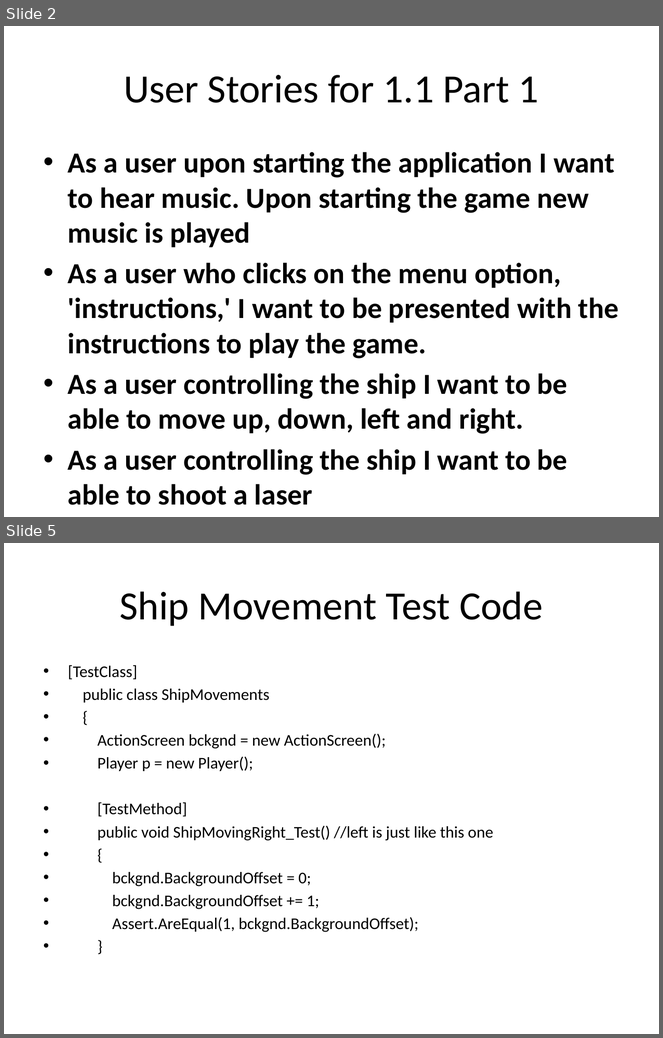
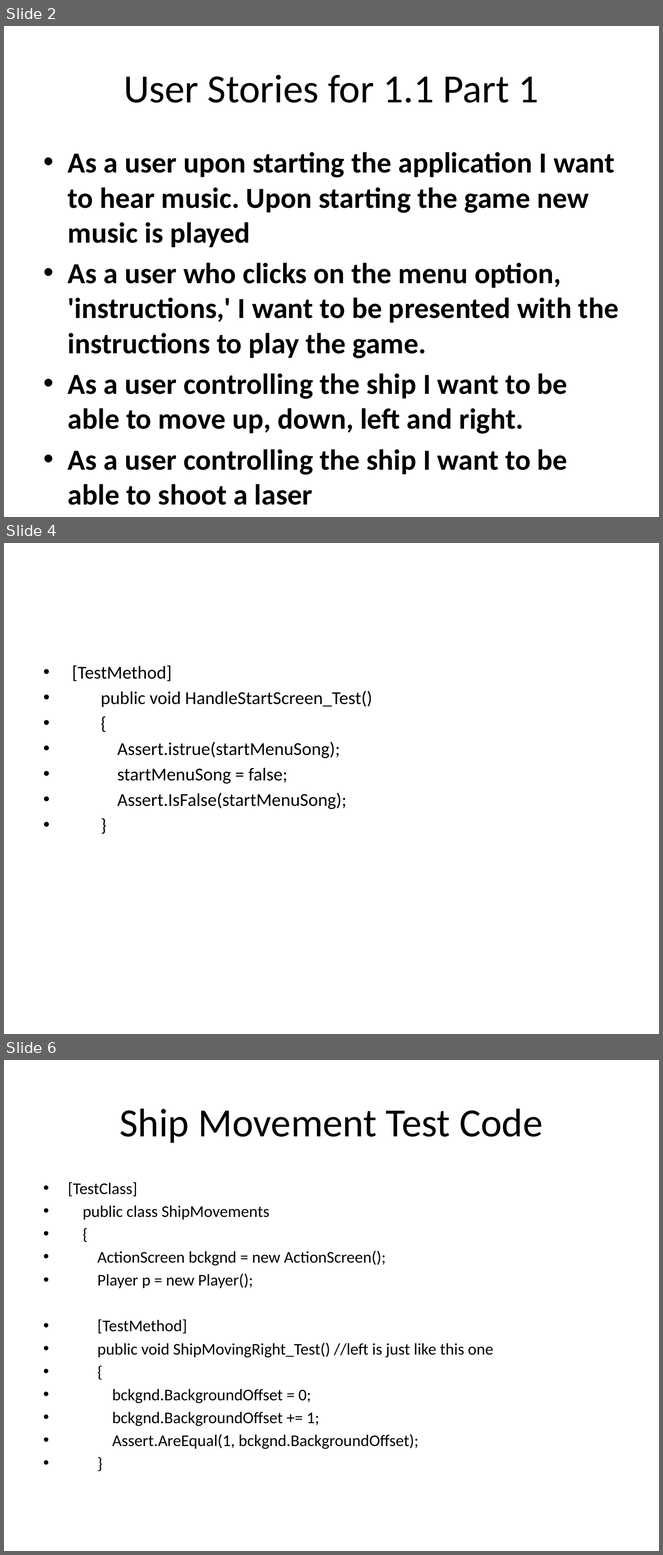
Before and after one commit to csce3513/Team15, a slide deck: Project Starfighter 1.1.pptx. Shown one above the other, each under a label of ours: slides 2 and 5 before the commit, slides 2, 4 and 6 after it; the slides between them are not shown. The pictures are 663x1038 and 663x1555 pixels, drawn with LibreOffice and Linux fonts; fonts in the diff are those of the drawing; background and template pictures are left out. Boxes give left, top, right and bottom in pixels: in the first picture for what was removed or moved away, otherwise in the second. Text is boxed around its words. In the diff, an @@ line names an element or a change of style, - is before the commit and + after.

Commit message:
Updated Music Test Code

```diff
--- a/Project Starfighter 1.1.pptx
+++ b/Project Starfighter 1.1.pptx
@@ slide 4 added at <box>4,543,659,1034</box>, background picture (left out) @@
@@ text added at <box>72,665,372,809</box>, 20 pt, text #000000 @@
+• [TestMethod]
+• public void HandleStartScreen_Test()
+• {
+• Assert.istrue(startMenuSong);
+• startMenuSong = false;
+• Assert.IsFalse(startMenuSong);
+• }
@@ what was slide 5 is now slide 6 @@
```
Also in this commit, not shown: 1 slide changed, 1 other slide added, 1 slide removed.
